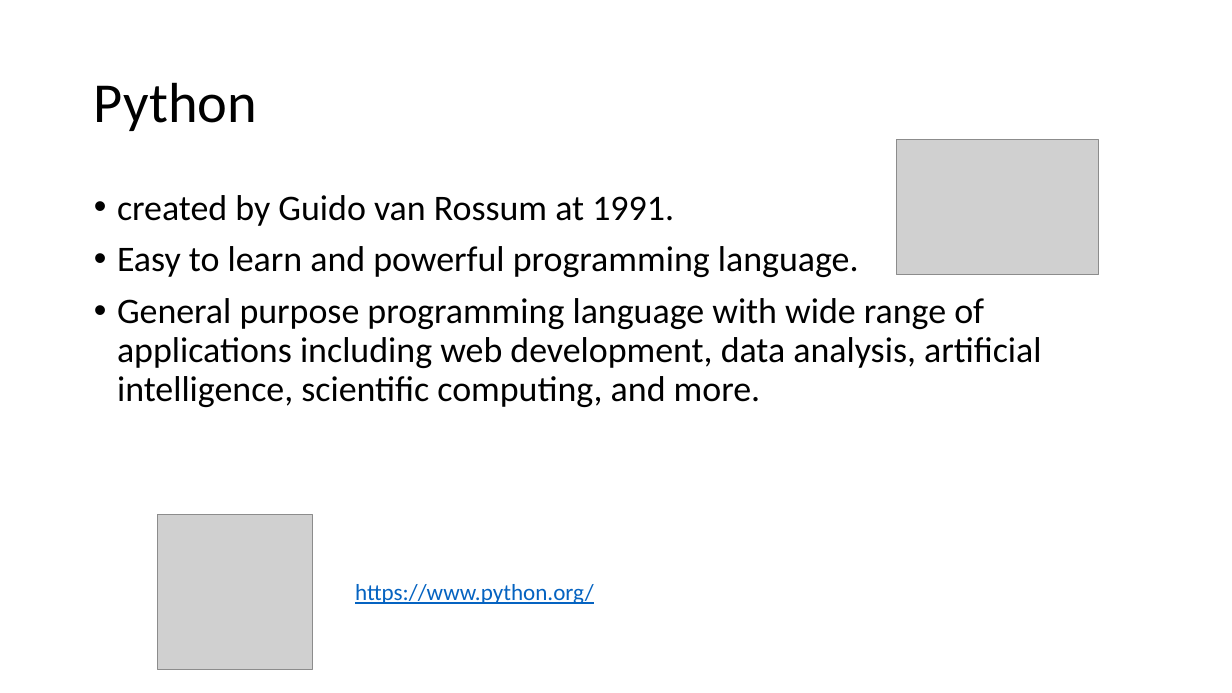
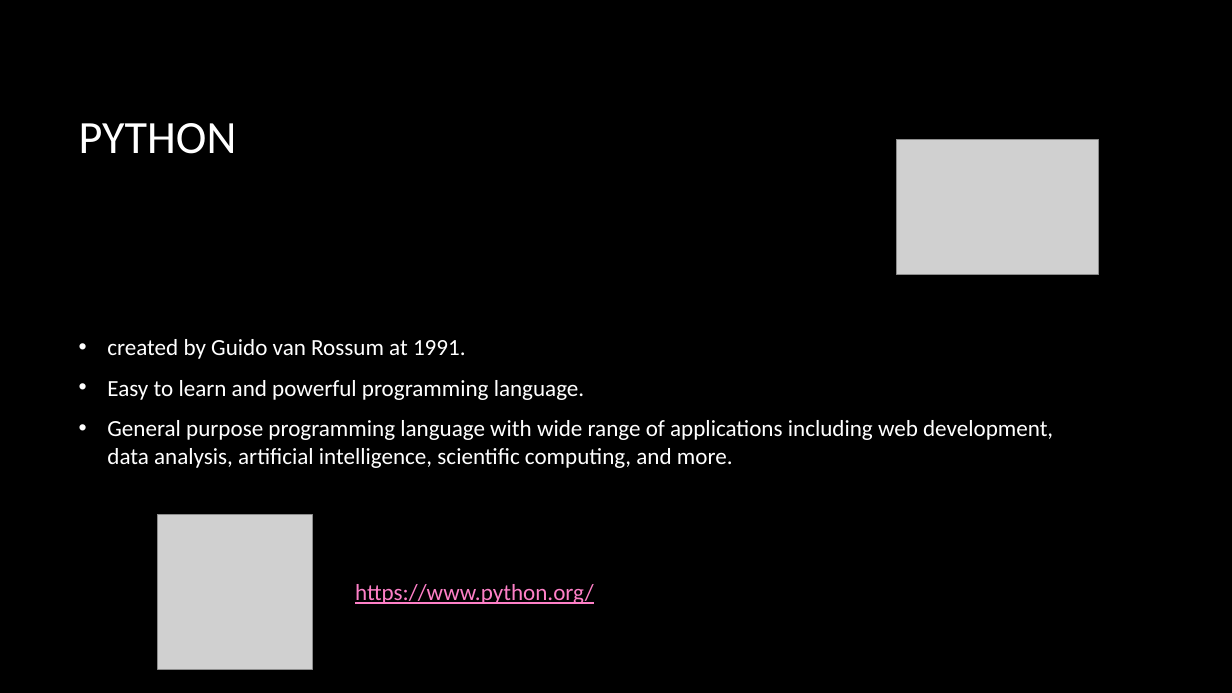
Before and after one commit to sumanpaudel1997/Python-For-Data-Science, a slide deck: slide 3 of ch_00_setup/1. Introduction to Python Programming.pptx. Drawn at 1232x693 pixels with LibreOffice and Linux fonts; fonts in the diff are those of the drawing; grey boxes stand for pictures; background and template pictures are left out. Boxes give left, top, right and bottom in pixels: in the first picture for what was removed or moved away, otherwise in the second. Text is boxed around its words. In the diff, an @@ line names an element or a change of style, - is before the commit and + after.

```diff
--- a/ch_00_setup/1. Introduction to Python Programming.pptx
+++ b/ch_00_setup/1. Introduction to Python Programming.pptx
@@ background #FFFFFF to picture (left out) @@
@@ title at bbox=[79, 123, 237, 154]: text changed; size 44 to 36 pt; text colour #000000 to #FFFFFF @@
-Python
+PYTHON
@@ text "created by Guido van Rossum ...": place and size @@
-text "created by Guido van Rossum ..." at bbox=[117, 195, 1042, 407]
+text "created by Guido van Rossum ..." at bbox=[107, 339, 1053, 468]
@@ text "created by Guido van Rossum ..." at bbox=[107, 339, 1053, 468]: size 28 to 18 pt, text colour #000000 to #FFFFFF; indent changed; line spacing 0.9 to 1; vertical alignment top to middle @@
@@ text "https://www.python.org/" at bbox=[355, 584, 594, 604]: text colour #0563C1 to #FE80C7 @@
```
Also in this commit, not shown: 3 other slides changed, 1 slide added, 2 slides removed, 6 other files.
